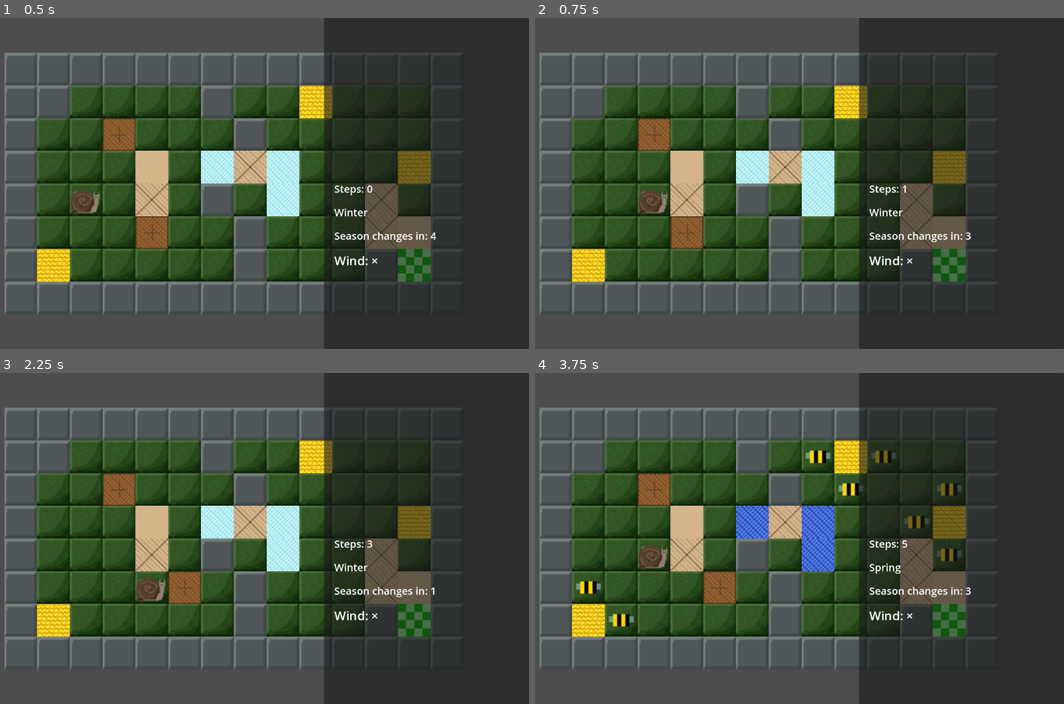
Above: before the commit, frames 1-4 (two rows, left to right).
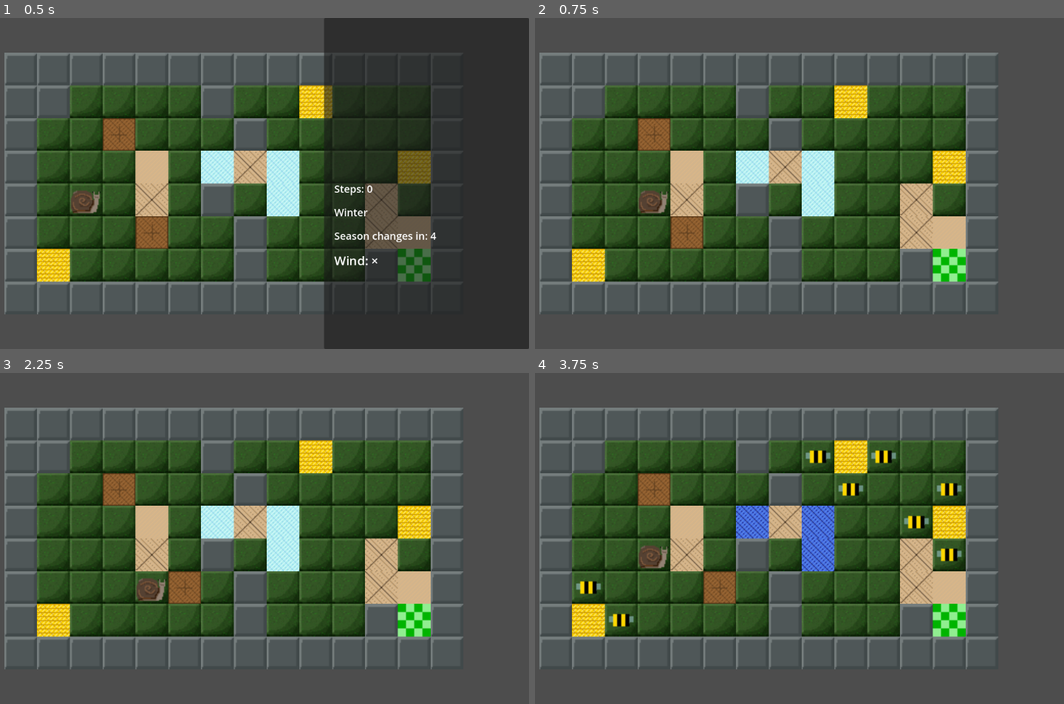
Above: after the commit, the same moments.

Repository: Caleb-sbani/project-seasons
Game: Godot game, scene res://levels.tscn
Two runs of this game, one before a commit and one after it. Both use one fixed random seed, a clock stepped at 60 frames per second and the inputs below. The project has no main scene, so this scene is started directly.
Inputs:
- Up to frame 1 (0.5 s): no input
- Up to frame 2 (0.75 s): tap Enter at 0.5 s; hold Right (ui_right) from 0.53 s (still down); tap H at 0.6 s
- Up to frame 3 (2.25 s): tap Space at 1.25 s; release Right (ui_right) at 1.28 s; hold Down (ui_down) 1.28-2.03 s; tap H at 1.35, 2.1 s; tap Enter at 2 s; hold Right (ui_right) from 2.03 s (still down)
- Up to frame 4 (3.75 s): tap Space at 2.75 s; release Right (ui_right) at 2.78 s; hold Up (ui_up) 2.78-3.53 s; tap H at 2.85, 3.6 s; tap Enter at 3.5 s; hold Left (ui_left) from 3.53 s (still down)

Frame 1 is identical in both runs. In frame 2, 37% of the frame differs, in the area x 61-100%, y 0-100%; in frame 3, 37%; in frame 4, 37%.

Commit message:
adds hide UI key ('h') and fixes beehive functionality

Diff:
--- a/GameFiles/project-seasons/scripts/levels.gd
+++ b/GameFiles/project-seasons/scripts/levels.gd
@@ -287,6 +287,13 @@
 	elif event.is_action_pressed("ui_right"):
 		direction = Vector2i(1, 0)
 
+	if event is InputEventKey:
+		if event.pressed and event.keycode == KEY_H:
+			if ($UI.visible):
+				$UI.hide()
+			else:
+				$UI.show()
+
 	if direction != Vector2i.ZERO:
 		try_move_player(direction)
 
@@ -344,7 +351,7 @@
 		return false
 
 	# beehive gives honey
-	if tile == 'b' and season == "Spring":
+	if tile == 'b':
 		has_honey = true
 
 	# sinkholes kill you
